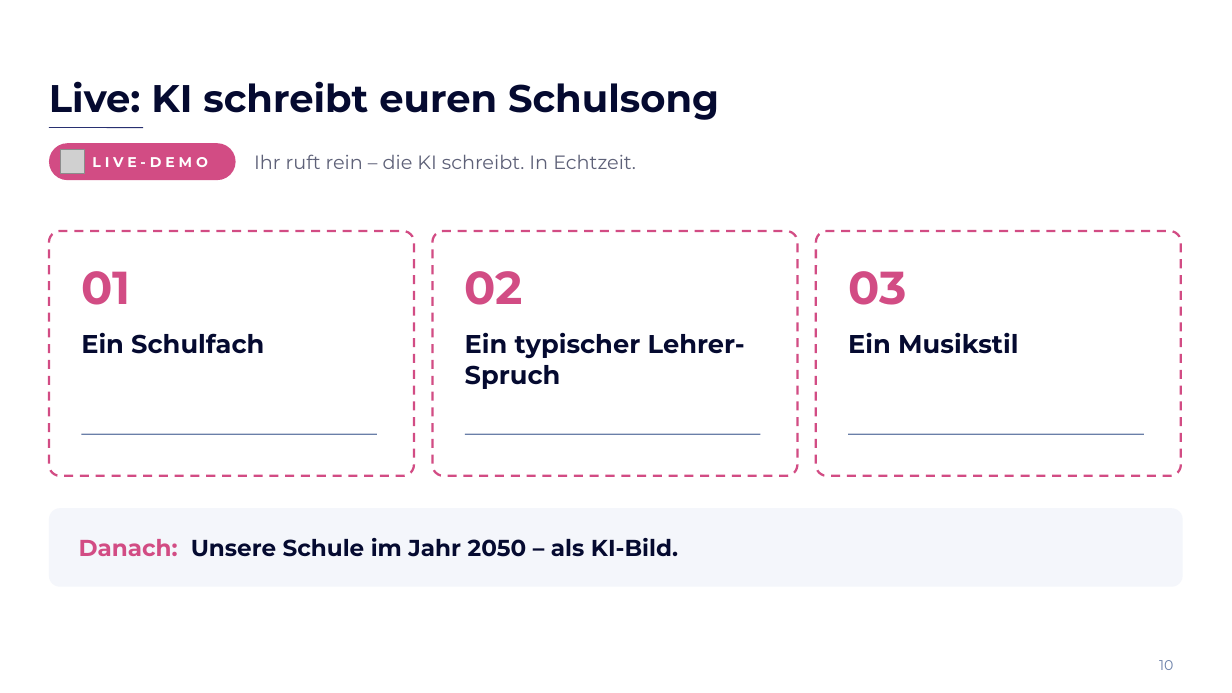
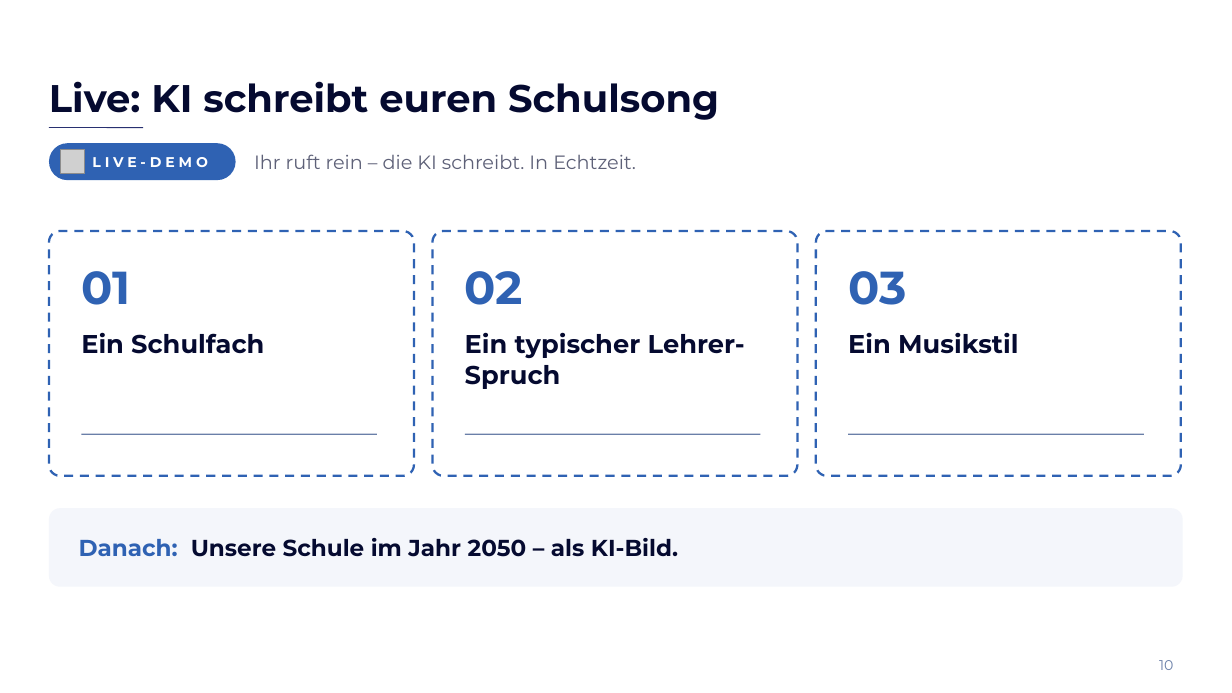
Before and after one commit to elias762/Advisory-board, a slide deck: slide 10 of ki-tag-gymnasium-sued/KI-Tag_Gymnasium-Sued_Impulsvortrag.pptx. Drawn at 1232x693 pixels with LibreOffice and Linux fonts; fonts in the diff are those of the drawing; grey boxes stand for pictures; background and template pictures are left out. Boxes give left, top, right and bottom in pixels: in the first picture for what was removed or moved away, otherwise in the second. Text is boxed around its words. In the diff, an @@ line names an element or a change of style, - is before the commit and + after.

```diff
--- a/ki-tag-gymnasium-sued/KI-Tag_Gymnasium-Sued_Impulsvortrag.pptx
+++ b/ki-tag-gymnasium-sued/KI-Tag_Gymnasium-Sued_Impulsvortrag.pptx
@@ rounded rectangle at [49, 143, 236, 180]: fill #D24C84 to #2F62B3 @@
@@ outline #D24C84 1.75 pt dashed to #2F62B3 1.75 pt dashed in 3 elements at [49, 231, 414, 476], [433, 231, 798, 476], [816, 231, 1181, 476] @@
@@ text colour #D24C84 to #2F62B3 in 3 elements at [81, 271, 130, 305], [465, 271, 523, 305], [848, 271, 906, 305] @@
@@ text "Danach: Unsere Schule im Jahr ..." at [79, 538, 678, 557]: text colour #D24C84 to #2F62B3 in "Danach:" @@
```
Also in this commit, not shown: 22 other slides changed, 11 slides added, 1 slide removed, 1 other file.
